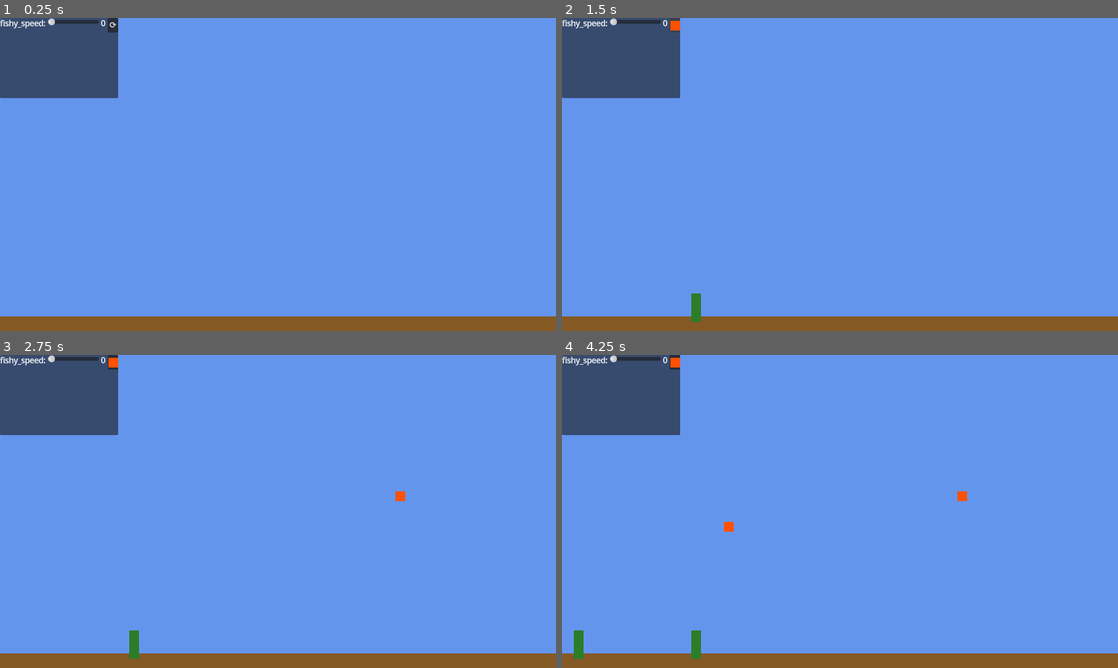
Above: before the commit, frames 1-4 (two rows, left to right).
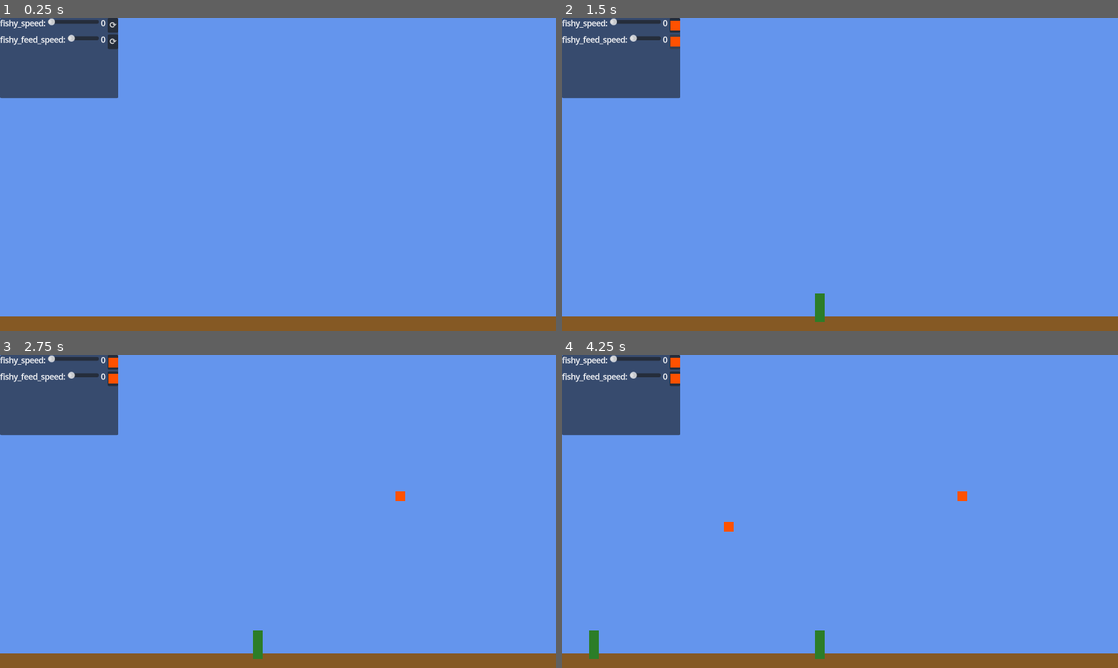
Above: after the commit, the same moments.

Repository: hpi-swa-lab/godot-pronto
Game: Godot game, scene res://prototypes/aquarium.tscn
Same seed, same stepped clock (60 frames per second), same inputs: the game is played once before the commit and once after it. The project has no main scene, so this scene is started directly.
Inputs (mouse positions are in pixels of both pictures, inside the frame that each line leads up to):
- Up to frame 1 (0.25 s): no input
- Up to frame 2 (1.5 s): click "⟳" at 0.5 s; click "⟳" at 1.25 s
- Up to frame 3 (2.75 s): tap Enter (ui_accept) at 2, 2.27 s; move the mouse to (400, 495) at 2.02 s; hold Right (ui_right) from 2.03 s (still down); tap J at 2.1 s; click (400, 495) at 2.17 s
- Up to frame 4 (4.25 s): release Right (ui_right) at 2.75 s; tap Enter (ui_accept) at 2.75, 3.5 s; drag from (728, 527) to (823, 661) at 2.77 s; move the mouse to (895, 442) at 3.52 s; hold Left (ui_left) from 3.53 s (still down); tap I at 3.6 s

The runs differ from the first frame. In frame 1, 0.3% of the frame differs, in the area x 0-22%, y 5-10%; in frame 2, 0.6%; in frame 3, 0.6%; in frame 4, 1.0%, in the area x 0-48%, y 5-98%.

Commit message:
add fishy food

Diff:
--- a/prototypes/aquarium.tscn
+++ b/prototypes/aquarium.tscn
@@ -15,72 +15,6 @@
 [ext_resource type="Script" path="res://addons/pronto/behaviors/Collision.gd" id="12_06af0"]
 [ext_resource type="Script" path="res://addons/pronto/behaviors/Code.gd" id="14_mkqs2"]
 
-[sub_resource type="GDScript" id="GDScript_d0ggo"]
-script/source = "@tool
-extends U
-@warning_ignore(\"unused_parameter\")
-func run(from, to):
-	var screenSize = to.get_viewport().get_visible_rect().size
-	var rng = RandomNumberGenerator.new()
-	var rndX = rng.randi_range(0, screenSize.x)
-	var rndY = rng.randi_range(0, screenSize.y)
-	return Vector2(rndX,rndY) - to.get_parent().global_position
-"
-
-[sub_resource type="Resource" id="Resource_qlbdw"]
-script = ExtResource("4_by7o2")
-nested_script = SubResource("GDScript_d0ggo")
-argument_names = ["from", "to"]
-return_value = true
-
-[sub_resource type="GDScript" id="GDScript_8e837"]
-script/source = "@tool
-extends U
-@warning_ignore(\"unused_parameter\")
-func run(from, to):
-	return true
-"
-
-[sub_resource type="Resource" id="Resource_p8gay"]
-script = ExtResource("4_by7o2")
-nested_script = SubResource("GDScript_8e837")
-argument_names = ["from", "to"]
-return_value = true
-
-[sub_resource type="Resource" id="Resource_gxck4"]
-script = ExtResource("5_7l3rf")
-signal_name = "elapsed"
-to = NodePath("..")
-invoke = "set_velocity"
-arguments = [SubResource("Resource_qlbdw")]
-only_if = SubResource("Resource_p8gay")
-deferred = false
-enabled = false
-
-[sub_resource type="GDScript" id="GDScript_s4lps"]
-script/source = "@tool
-extends U
-@warning_ignore(\"unused_parameter\")
-func run(from, to):
-	return true
-"
-
-[sub_resource type="Resource" id="Resource_pbtqc"]
-script = ExtResource("4_by7o2")
-nested_script = SubResource("GDScript_s4lps")
-argument_names = ["from", "to"]
-return_value = true
-
-[sub_resource type="Resource" id="Resource_jkuw4"]
-script = ExtResource("5_7l3rf")
-signal_name = "elapsed"
-to = NodePath(".")
-invoke = "reset_and_start"
-arguments = []
-only_if = SubResource("Resource_pbtqc")
-deferred = false
-enabled = false
-
 [sub_resource type="GDScript" id="GDScript_16kjs"]
 script/source = "@tool
 extends U
@@ -123,30 +57,6 @@
 deferred = false
 enabled = true
 
-[sub_resource type="GDScript" id="GDScript_u0aip"]
-script/source = "@tool
-extends U
-@warning_ignore(\"unused_parameter\")
-func run(from, to):
-	return true
-"
-
-[sub_resource type="Resource" id="Resource_b8ojh"]
-script = ExtResource("4_by7o2")
-nested_script = SubResource("GDScript_u0aip")
-argument_names = ["from", "to"]
-return_value = true
-
-[sub_resource type="Resource" id="Resource_i8wha"]
-script = ExtResource("5_7l3rf")
-signal_name = "elapsed"
-to = NodePath("..")
-invoke = "move_and_slide"
-arguments = []
-only_if = SubResource("Resource_b8ojh")
-deferred = false
-enabled = false
-
 [sub_resource type="GDScript" id="GDScript_07o1n"]
 script/source = "@tool
 extends U
@@ -224,9 +134,87 @@
 enabled = true
 
 [sub_resource type="CircleShape2D" id="CircleShape2D_55lvm"]
-radius = 74.4526
-
-[sub_resource type="GDScript" id="GDScript_m1cha"]
+radius = 172.483
+
+[sub_resource type="GDScript" id="GDScript_c25qf"]
+script/source = "@tool
+extends U
+@warning_ignore(\"unused_parameter\")
+func run(other, direction, from, to):
+	return true
+"
+
+[sub_resource type="Resource" id="Resource_c8oqo"]
+script = ExtResource("4_by7o2")
+nested_script = SubResource("GDScript_c25qf")
+argument_names = ["other", "direction", "from", "to"]
+return_value = true
+
+[sub_resource type="GDScript" id="GDScript_8gprj"]
+script/source = "@tool
+extends U
+@warning_ignore(\"unused_parameter\")
+func run(other, direction, from, to):
+	return true
+"
+
+[sub_resource type="Resource" id="Resource_3n541"]
+script = ExtResource("4_by7o2")
+nested_script = SubResource("GDScript_8gprj")
+argument_names = ["other", "direction", "from", "to"]
+return_value = true
+
+[sub_resource type="Resource" id="Resource_6ojcb"]
+script = ExtResource("5_7l3rf")
+signal_name = "collided"
+to = NodePath("../../Clock")
+invoke = "@paused_setter"
+arguments = [SubResource("Resource_c8oqo")]
+only_if = SubResource("Resource_3n541")
+deferred = false
+enabled = true
+
+[sub_resource type="GDScript" id="GDScript_kmn31"]
+script/source = "@tool
+extends U
+@warning_ignore(\"unused_parameter\")
+func run(other, direction, from, to):
+	return (other.global_position - from.get_parent().global_position).normalized() * G.at(\"fishy_feed_speed\")
+"
+
+[sub_resource type="Resource" id="Resource_p1hp5"]
+script = ExtResource("4_by7o2")
+nested_script = SubResource("GDScript_kmn31")
+argument_names = ["other", "direction", "from", "to"]
+return_value = true
+
+[sub_resource type="GDScript" id="GDScript_bc387"]
+script/source = "@tool
+extends U
+@warning_ignore(\"unused_parameter\")
+func run(other, direction, from, to):
+	return true
+"
+
+[sub_resource type="Resource" id="Resource_tyis2"]
+script = ExtResource("4_by7o2")
+nested_script = SubResource("GDScript_bc387")
+argument_names = ["other", "direction", "from", "to"]
+return_value = true
+
+[sub_resource type="Resource" id="Resource_81gt1"]
+script = ExtResource("5_7l3rf")
+signal_name = "collided"
+to = NodePath("../../Move")
+invoke = "move_direction"
+arguments = [SubResource("Resource_p1hp5")]
+only_if = SubResource("Resource_tyis2")
+deferred = false
+enabled = true
+
+[sub_resource type="RectangleShape2D" id="RectangleShape2D_umpna"]
+
+[sub_resource type="GDScript" id="GDScript_dhkvw"]
 script/source = "@tool
 extends U
 @warning_ignore(\"unused_parameter\")
@@ -235,13 +223,13 @@
 	return \"food\"
 "
 
-[sub_resource type="Resource" id="Resource_wgvd6"]
-script = ExtResource("4_by7o2")
-nested_script = SubResource("GDScript_m1cha")
-argument_names = ["other", "direction", "from", "to"]
-return_value = true
-
-[sub_resource type="GDScript" id="GDScript_xv7gp"]
+[sub_resource type="Resource" id="Resource_sbnwg"]
+script = ExtResource("4_by7o2")
+nested_script = SubResource("GDScript_dhkvw")
+argument_names = ["other", "direction", "from", "to"]
+return_value = true
+
+[sub_resource type="GDScript" id="GDScript_3ict8"]
 script/source = "@tool
 extends U
 @warning_ignore(\"unused_parameter\")
@@ -249,33 +237,71 @@
 	return 200
 "
 
-[sub_resource type="Resource" id="Resource_ueapo"]
-script = ExtResource("4_by7o2")
-nested_script = SubResource("GDScript_xv7gp")
-argument_names = ["other", "direction", "from", "to"]
-return_value = true
-
-[sub_resource type="GDScript" id="GDScript_r3mm3"]
-script/source = "@tool
-extends U
-@warning_ignore(\"unused_parameter\")
-func run(other, direction, from, to):
-	return true
-"
-
-[sub_resource type="Resource" id="Resource_8unss"]
-script = ExtResource("4_by7o2")
-nested_script = SubResource("GDScript_r3mm3")
-argument_names = ["other", "direction", "from", "to"]
-return_value = true
-
-[sub_resource type="Resource" id="Resource_smpdg"]
+[sub_resource type="Resource" id="Resource_mbrow"]
+script = ExtResource("4_by7o2")
+nested_script = SubResource("GDScript_3ict8")
+argument_names = ["other", "direction", "from", "to"]
+return_value = true
+
+[sub_resource type="GDScript" id="GDScript_n6jj7"]
+script/source = "@tool
+extends U
+@warning_ignore(\"unused_parameter\")
+func run(other, direction, from, to):
+	return true
+"
+
+[sub_resource type="Resource" id="Resource_xhl0c"]
+script = ExtResource("4_by7o2")
+nested_script = SubResource("GDScript_n6jj7")
+argument_names = ["other", "direction", "from", "to"]
+return_value = true
+
+[sub_resource type="Resource" id="Resource_d6bg4"]
 script = ExtResource("5_7l3rf")
 signal_name = "collided"
 to = NodePath("../../State")
 invoke = "inc"
-arguments = [SubResource("Resource_wgvd6"), SubResource("Resource_ueapo")]
-only_if = SubResource("Resource_8unss")
+arguments = [SubResource("Resource_sbnwg"), SubResource("Resource_mbrow")]
+only_if = SubResource("Resource_xhl0c")
+deferred = false
+enabled = true
+
+[sub_resource type="GDScript" id="GDScript_6frua"]
+script/source = "@tool
+extends U
+@warning_ignore(\"unused_parameter\")
+func run(other, direction, from, to):
+	return false
+"
+
+[sub_resource type="Resource" id="Resource_ys2op"]
+script = ExtResource("4_by7o2")
+nested_script = SubResource("GDScript_6frua")
+argument_names = ["other", "direction", "from", "to"]
+return_value = true
+
+[sub_resource type="GDScript" id="GDScript_cfo6a"]
+script/source = "@tool
+extends U
+@warning_ignore(\"unused_parameter\")
+func run(other, direction, from, to):
+	return true
+"
+
+[sub_resource type="Resource" id="Resource_ptu7p"]
+script = ExtResource("4_by7o2")
+nested_script = SubResource("GDScript_cfo6a")
+argument_names = ["other", "direction", "from", "to"]
+return_value = true
+
+[sub_resource type="Resource" id="Resource_f02t0"]
+script = ExtResource("5_7l3rf")
+signal_name = "collided"
+to = NodePath("../../Clock")
+invoke = "@paused_setter"
+arguments = [SubResource("Resource_ys2op")]
+only_if = SubResource("Resource_ptu7p")
 deferred = false
 enabled = true
 
@@ -339,7 +365,7 @@
 	var rng = RandomNumberGenerator.new()
 	from.duration_seconds = rng.randf_range(10,30)
 	from.reset_and_start()
-	return Vector2(rng.randf_range(0,600),600)
+	return Vector2(rng.randf_range(0,1150),600)
 "
 
 [sub_resource type="Resource" id="Resource_chv3q"]
@@ -381,6 +407,8 @@
 [node name="Area2D" type="Area2D" parent="."]
 position = Vector2(545, 638)
 scale = Vector2(67, 1.96)
+collision_layer = 32768
+collision_mask = 32768
 
 [node name="Placeholder" type="Node2D" parent="Area2D"]
 script = ExtResource("2_twtba")
@@ -401,19 +429,28 @@
 float_value = 0.0
 float_step_size = 0.1
 
+[node name="fishy_feed_speed" type="Node2D" parent="PanelContainer/PrototypingUI"]
+script = ExtResource("8_jf3wf")
+float_from = 0.0
+float_to = 1.0
+float_value = 0.0
+float_step_size = 0.1
+
 [node name="FishySpawner" type="Node2D" parent="."]
 position = Vector2(354, -224)
 script = ExtResource("5_spvgy")
 
 [node name="CharacterBody2D" type="CharacterBody2D" parent="FishySpawner" groups=["meat"]]
 position = Vector2(170.574, 714.426)
+collision_layer = 4
+collision_mask = 3
 
 [node name="Clock" type="Node2D" parent="FishySpawner/CharacterBody2D"]
 position = Vector2(-83, -7)
 script = ExtResource("3_uwe38")
 duration_seconds = 3.0
 trigger_interval_in_seconds = 1.0
-metadata/pronto_connections = [SubResource("Resource_gxck4"), SubResource("Resource_jkuw4"), SubResource("Resource_fp5qh"), SubResource("Resource_i8wha")]
+metadata/pronto_connections = [SubResource("Resource_fp5qh")]
 
 [node name="Placeholder" type="Node2D" parent="FishySpawner/CharacterBody2D"]
 script = ExtResource("2_twtba")
@@ -436,7 +473,7 @@
 metadata/pronto_connections = [SubResource("Resource_3aqj4")]
 
 [node name="Area2D" type="Area2D" parent="FishySpawner/CharacterBody2D"]
-collision_layer = 2
+collision_layer = 4
 collision_mask = 2
 
 [node name="CollisionShape2D" type="CollisionShape2D" parent="FishySpawner/CharacterBody2D/Area2D"]
@@ -445,7 +482,19 @@
 [node name="Collision" type="Node2D" parent="FishySpawner/CharacterBody2D/Area2D"]
 position = Vector2(-105.574, 47.574)
 script = ExtResource("12_06af0")
-metadata/pronto_connections = [SubResource("Resource_smpdg")]
+metadata/pronto_connections = [SubResource("Resource_6ojcb"), SubResource("Resource_81gt1")]
+
+[node name="Area2D2" type="Area2D" parent="FishySpawner/CharacterBody2D"]
+collision_layer = 4
+collision_mask = 3
+
+[node name="CollisionShape2D" type="CollisionShape2D" parent="FishySpawner/CharacterBody2D/Area2D2"]
+shape = SubResource("RectangleShape2D_umpna")
+
+[node name="Collision" type="Node2D" parent="FishySpawner/CharacterBody2D/Area2D2"]
+position = Vector2(28.426, 28.574)
+script = ExtResource("12_06af0")
+metadata/pronto_connections = [SubResource("Resource_d6bg4"), SubResource("Resource_f02t0")]
 
 [node name="Controls" type="Node2D" parent="."]
 position = Vector2(528, 68)
@@ -458,8 +507,8 @@
 
 [node name="Area2D" type="Area2D" parent="AlgaeSpawner" groups=["veggy"]]
 position = Vector2(0.202026, -7.71299e-06)
-collision_layer = 2
-collision_mask = 2
+collision_layer = 3
+collision_mask = 3
 
 [node name="Placeholder" type="Node2D" parent="AlgaeSpawner/Area2D"]
 script = ExtResource("2_twtba")
Not shown: 1 places in prototypes/aquarium.tscn that only renumber resources
